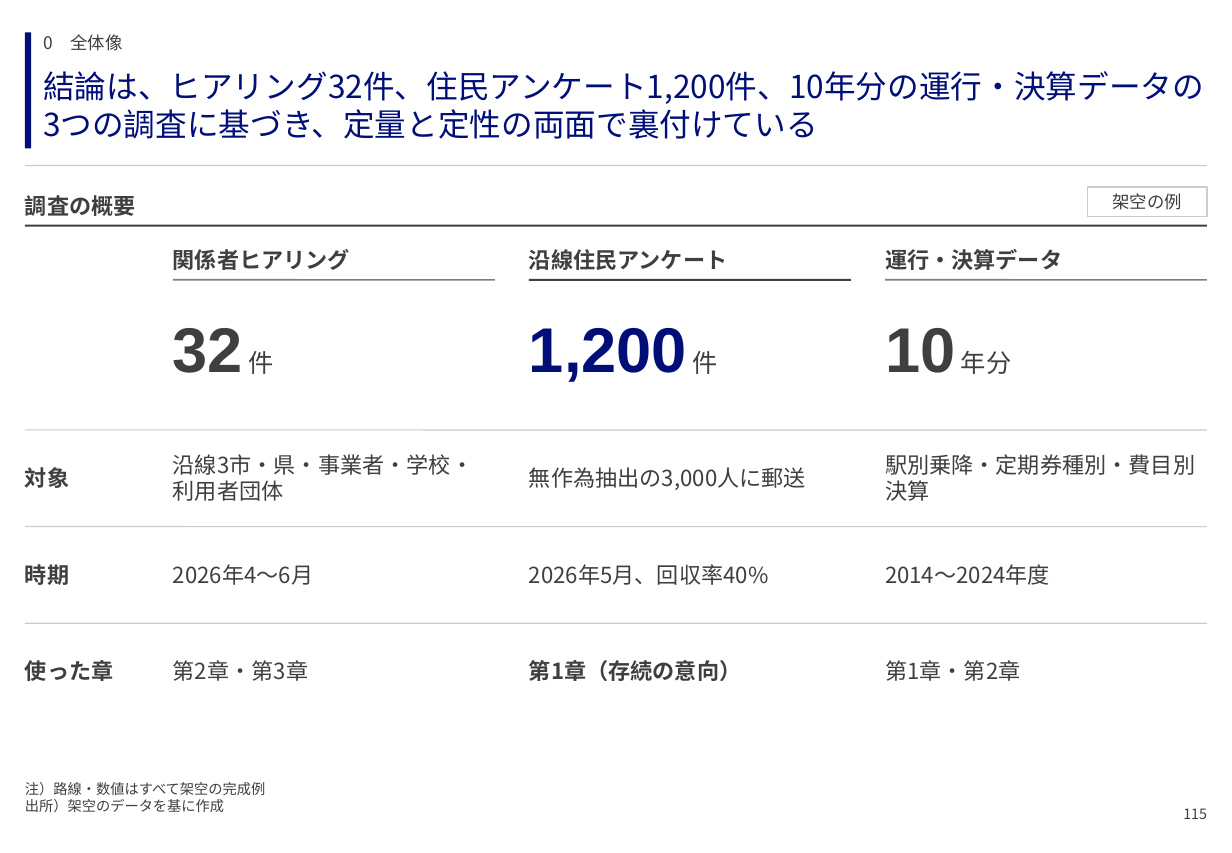
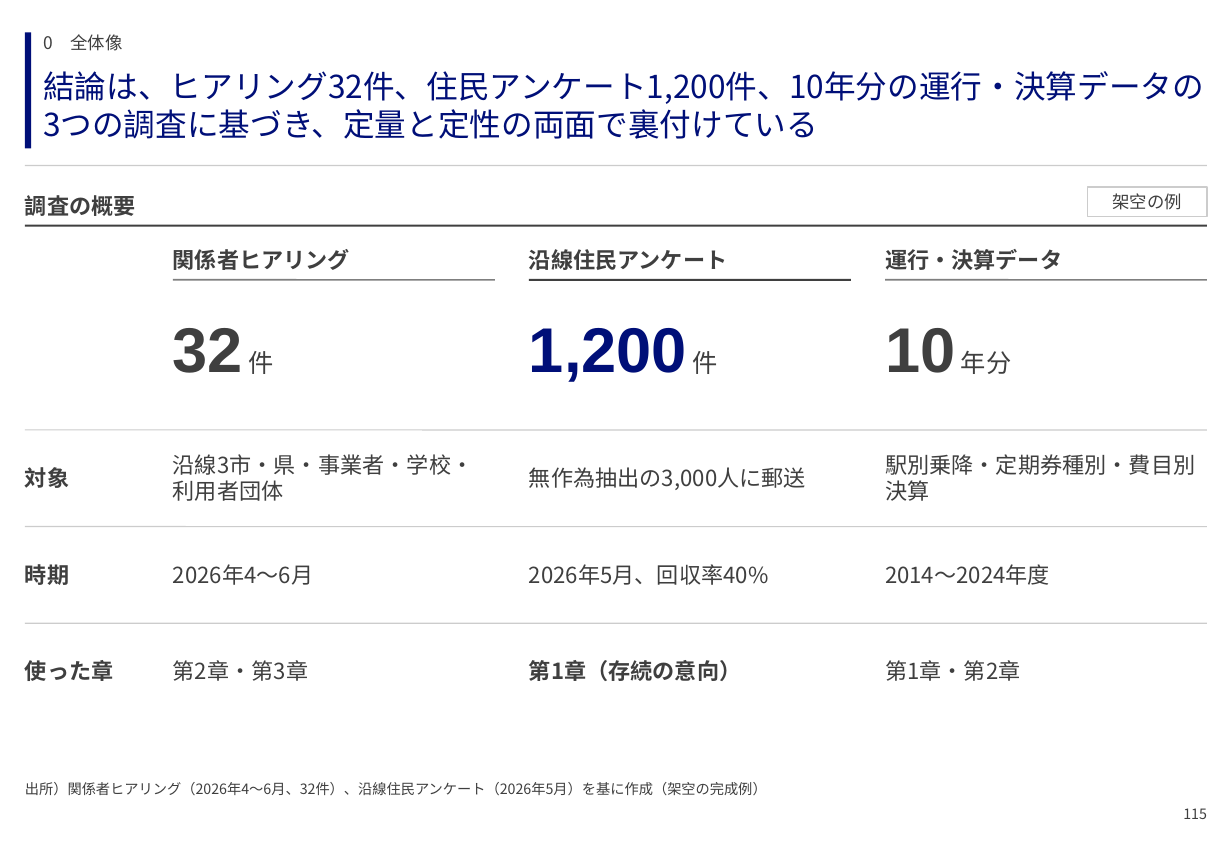
Before and after one commit to GontaHH/slide_builder, a slide deck: slide 117 of patterns/pattern-deck.pptx. Drawn at 1232x853 pixels with LibreOffice and Linux fonts; fonts in the diff are those of the drawing. Boxes give left, top, right and bottom in pixels: in the first picture for what was removed or moved away, otherwise in the second. Text is boxed around its words. In the diff, an @@ line names an element or a change of style, - is before the commit and + after.

```diff
--- a/patterns/pattern-deck.pptx
+++ b/patterns/pattern-deck.pptx
@@ text at box(25, 782, 767, 795): text changed @@
-注）路線・数値はすべて架空の完成例
-出所）架空のデータを基に作成
+出所）関係者ヒアリング（2026年4〜6月、32件）、沿線住民アンケート（2026年5月）を基に作成（架空の完成例）
```
Also in this commit, not shown: 15 other slides changed, 1 other file.
